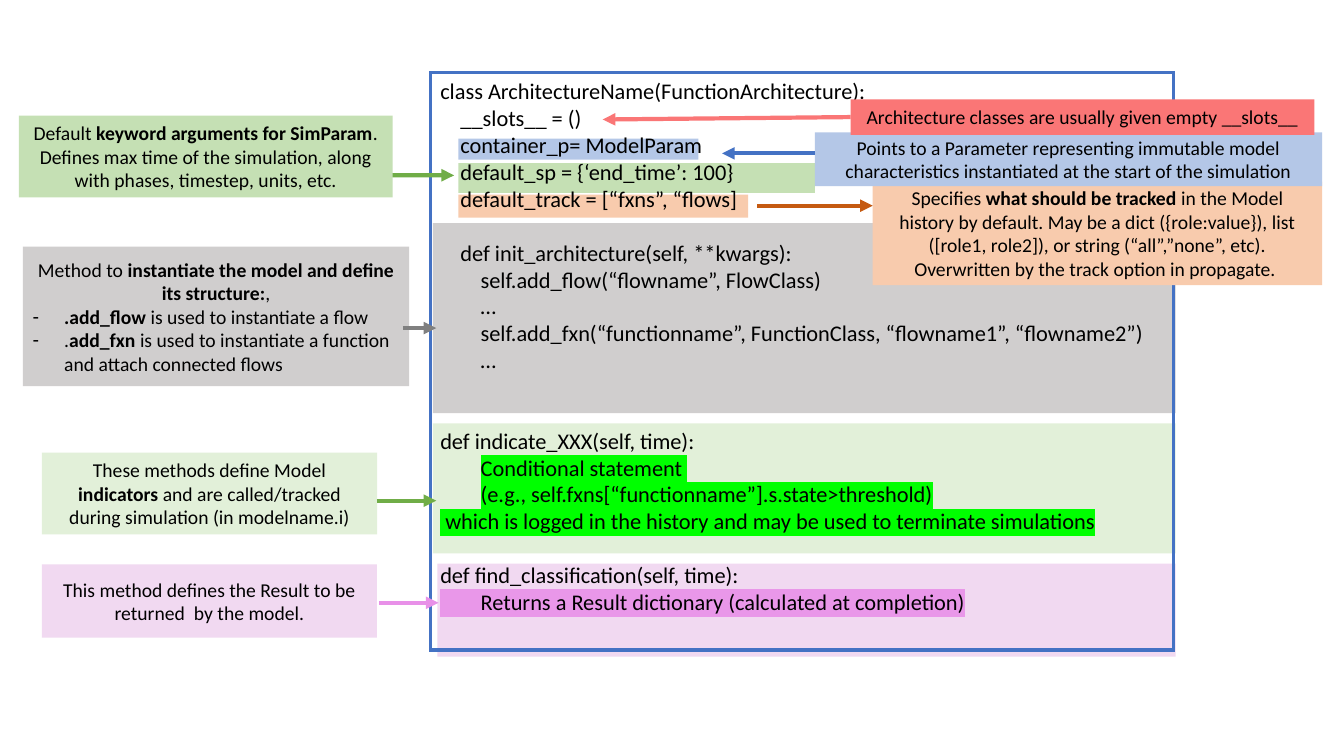
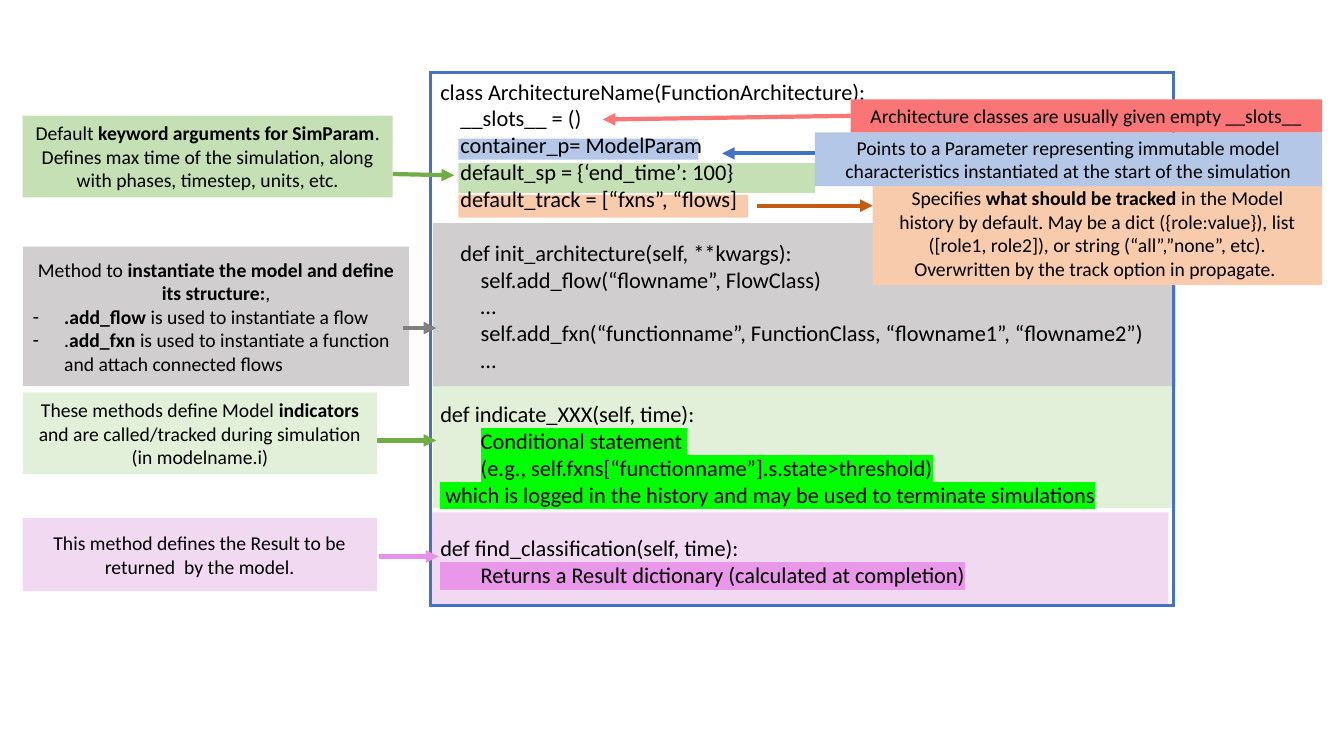
Before and after one commit to nasa/fmdtools, a slide deck: slide 15 of docs-source/figures/powerpoint/powerpoint_figures.pptx. Drawn at 1344x756 pixels with LibreOffice and Linux fonts; fonts in the diff are those of the drawing. Boxes give left, top, right and bottom in pixels: in the first picture for what was removed or moved away, otherwise in the second. Text is boxed around its words. In the diff, an @@ line names an element or a change of style, - is before the commit and + after.

```diff
--- a/docs-source/figures/powerpoint/powerpoint_figures.pptx
+++ b/docs-source/figures/powerpoint/powerpoint_figures.pptx
@@ rectangle "class ArchitectureName(FunctionArchitecture):": place and size @@
-rectangle "class ArchitectureName(FunctionArchitecture):" at <box>431,73,1174,650</box>
+rectangle "class ArchitectureName(FunctionArchitecture):" at <box>431,73,1174,606</box>
@@ rectangle "Default keyword arguments for SimParam. ...": place and size @@
-rectangle "Default keyword arguments for SimParam. ..." at <box>19,116,393,198</box>
+rectangle "Default keyword arguments for SimParam. ..." at <box>23,116,393,198</box>
@@ rectangle "Architecture classes are usually given ...": place and size @@
-rectangle "Architecture classes are usually given ..." at <box>851,100,1315,135</box>
+rectangle "Architecture classes are usually given ..." at <box>851,100,1323,133</box>
@@ arrow moved from (356, 175) - (455, 175) to (393, 174) - (455, 175) @@
@@ rectangle: place and size @@
-rectangle at <box>433,223,1176,413</box>
+rectangle at <box>433,223,1176,386</box>
@@ rectangle: place and size @@
-rectangle at <box>433,423,1176,554</box>
+rectangle at <box>433,378,1176,508</box>
@@ rectangle "These methods define Model indicators ...": place and size @@
-rectangle "These methods define Model indicators ..." at <box>42,453,377,534</box>
+rectangle "These methods define Model indicators ..." at <box>23,392,378,474</box>
@@ arrow moved from (377, 501) - (437, 501) to (377, 441) - (437, 441) @@
@@ rectangle "This method defines the Result ...": place and size @@
-rectangle "This method defines the Result ..." at <box>42,565,377,638</box>
+rectangle "This method defines the Result ..." at <box>22,518,377,592</box>
@@ rectangle: place and size @@
-rectangle at <box>438,564,1176,656</box>
+rectangle at <box>431,512,1169,605</box>
@@ arrow moved from (379, 603) - (439, 603) to (379, 557) - (439, 557) @@
```
Also in this commit, not shown: 11 other slides changed, 20 other files.
